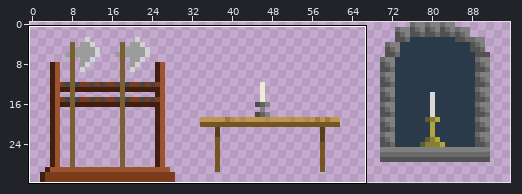
Sprite sheet, stored at Assets/Textures/Enviroment/AlexDeco32.png. Above: a wide view before the commit, with the close-up outlined.
Close-up. First the earlier version:
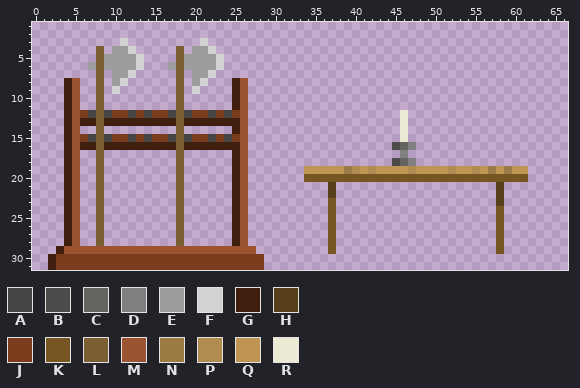
The file is 97x32 pixels. Colours within 5 levels of each other are drawn and written as one. Shown: x 0..66, y 1..31. The wide view leaves out empty margins. The commit also changed other parts of the picture, which this record leaves out.
Palette (. is transparent): A #464545  B #4d4b49  C #666461  D #808080  E #9d9c9c  F #d3d2d2  G #401f0f  H #573f19  J #7a3c1d  K #755623  L #7a5f32  M #9c5430  N #9c7a44  P #b08c51  Q #bf9552  R #edead3
After:
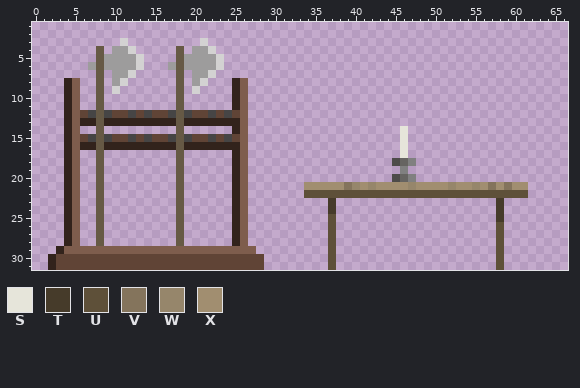
Colours new in this view: S #e6e5da  T #463b2a  U #5e5039  V #84745c  W #96866b  X #a18e70
Diff:
colour G: #401f0f -> #32231c
colour J: #7a3c1d -> #604436
colour L: #7a5f32 -> #665945
colour M: #9c5430 -> #7e5d4d
Changed rows in their new state; - is a pixel that keeps its letter.
first column x 34:
12 ------------.---------------
13 ------------.---------------
14 ------------S---------------
15 ------------S---------------
16 -----------.S.--------------
17 ------------S---------------
19 ............D...............
20 ...........BCD..............
21 XXXXXVWXWXXXXWXXXXWXXWXVXVXX
22 UUUUUUUUUUUUUUUUUUUUUUUUUUUU
23 ---T--------------------T---
24 ---T--------------------T---
25 ---U--------------------T---
26 ---U--------------------U---
27 ---U--------------------U---
28 ---U--------------------U---
29 ---U--------------------U---
30 ---U--------------------U---
31 ---U--------------------U---
Boxes around the changes in both close-ups, in picture pixels (x1, y1, x2, y2):
changed: (48, 46, 264, 270)
changed: (304, 110, 528, 270)
